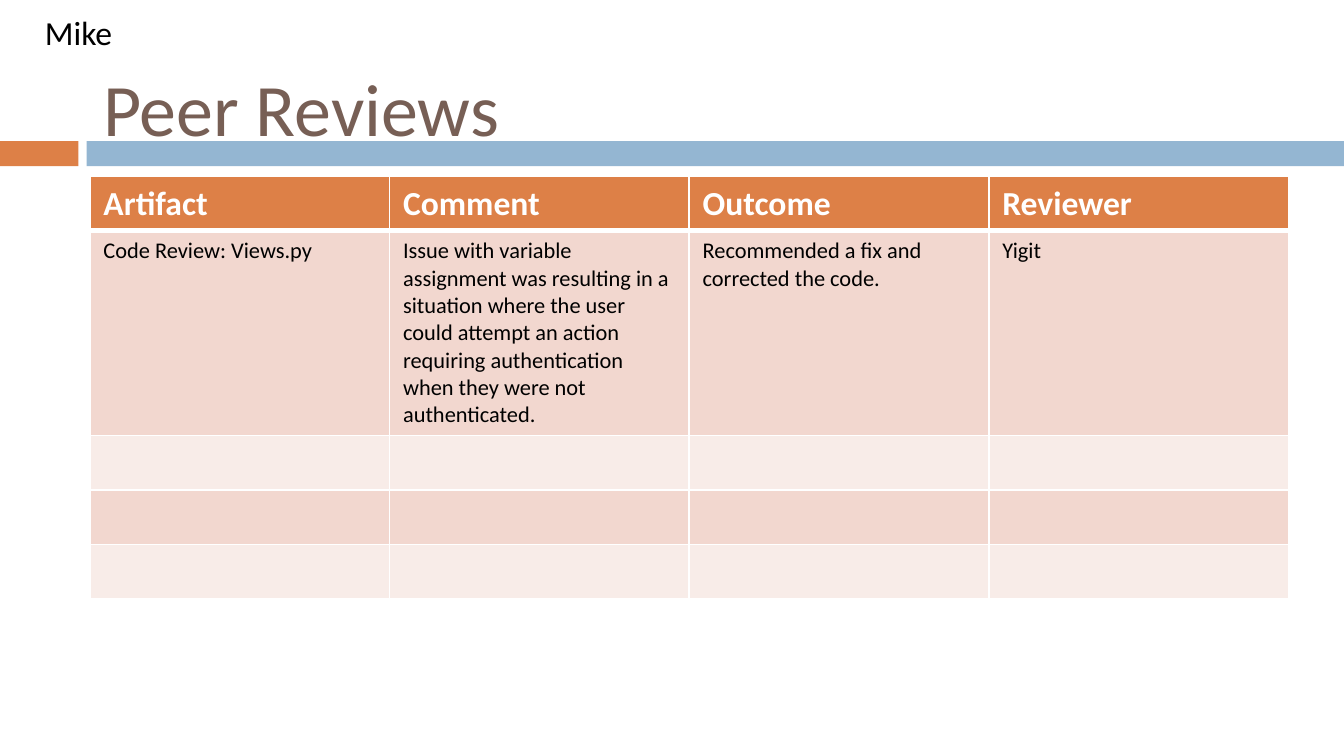
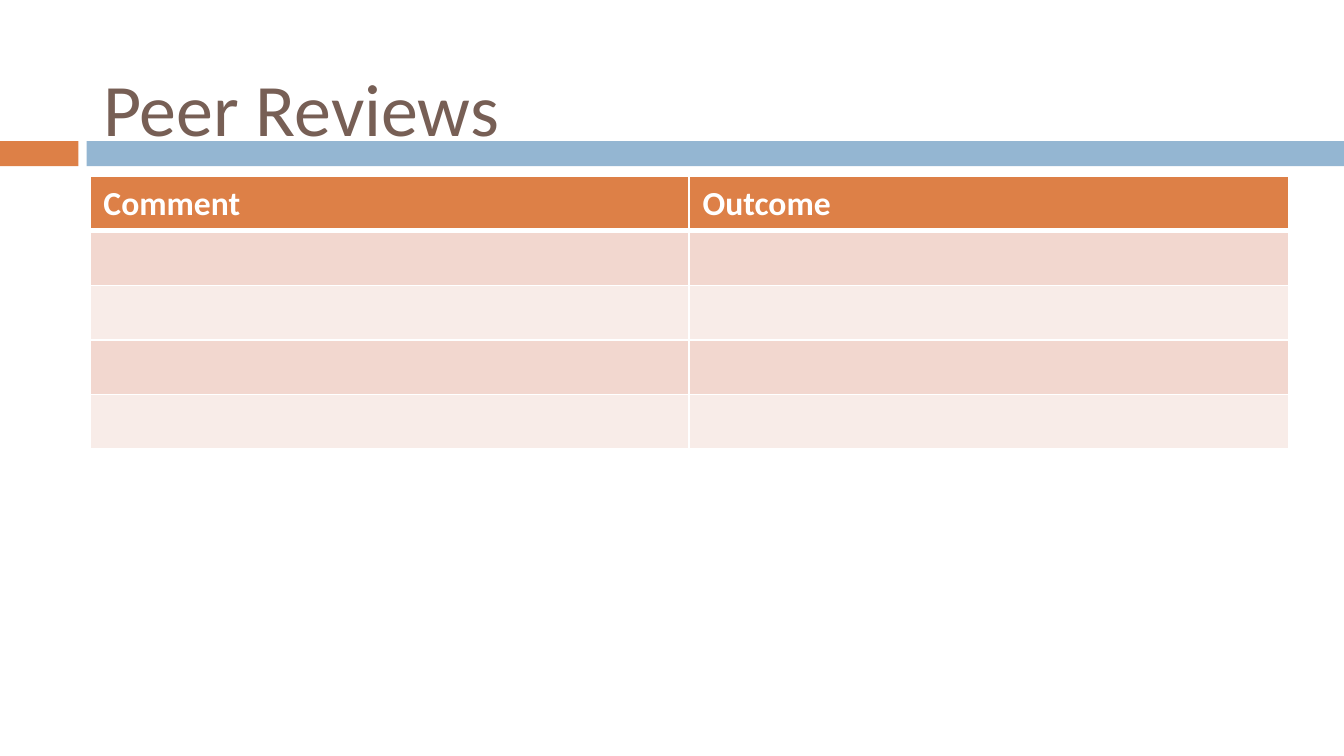
Before and after one commit to gvaccaro21/CS633---Term-Project, a slide deck: slide 36 of Final Presenation/CS_633_Zac3_term_project_report_FINAL_draft.pptx (slide 30 before the commit). Drawn at 1344x756 pixels with LibreOffice and Linux fonts; fonts in the diff are those of the drawing; background and template pictures are left out. Boxes give left, top, right and bottom in pixels: in the first picture for what was removed or moved away, otherwise in the second. Text is boxed around its words. In the diff, an @@ line names an element or a change of style, - is before the commit and + after.

```diff
--- a/Final Presenation/CS_633_Zac3_term_project_report_FINAL_draft.pptx
+++ b/Final Presenation/CS_633_Zac3_term_project_report_FINAL_draft.pptx
@@ text removed at (45, 21, 112, 46) @@
-Mike
@@ table at (90, 176, 1289, 449) @@
-column 1: Artifact | Code Review: Views.py |  |  | 
-column 2: Comment | Issue with variable assignment was resulting in a situation where the user could attempt an action requiring authentication when they were not authenticated. |  |  | 
-column 3: Outcome | Recommended a fix and corrected the code. |  |  | 
-column 4: Reviewer | Yigit |  |  | 
+column 1: Comment |  |  |  | 
+column 2: Outcome |  |  |  | 
```
Also in this commit, not shown: 27 other slides changed, 1 slide added, 6 slides removed.
